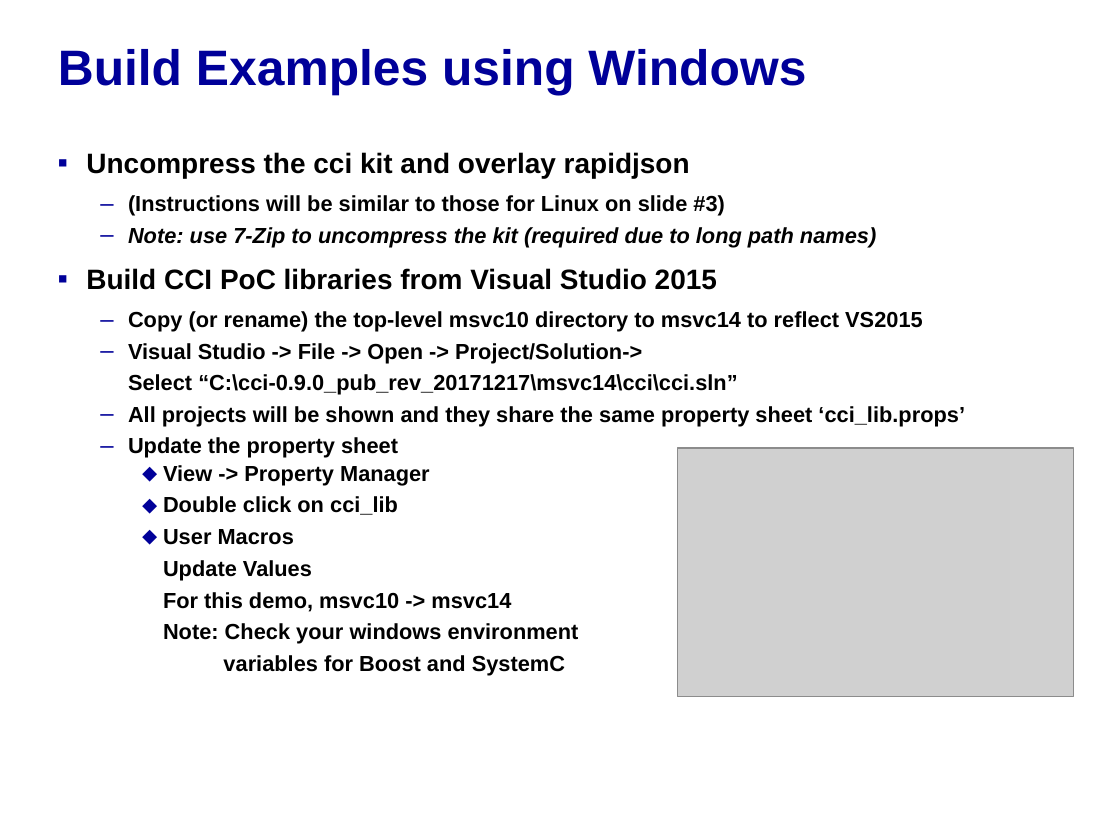
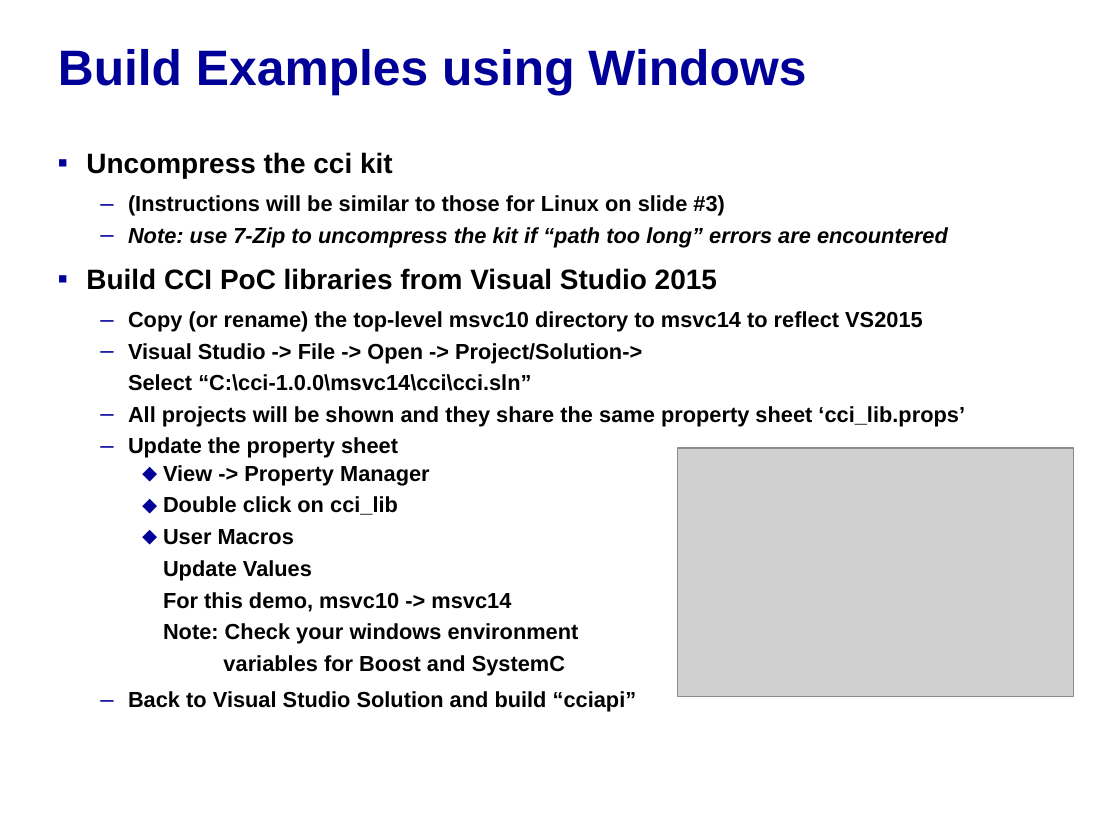
Before and after one commit to accellera-official/cci, a slide deck: slide 5 of examples/Compile_and_Run_CCI_Examples.ppt. Drawn at 1120x840 pixels with LibreOffice and Linux fonts; fonts in the diff are those of the drawing; grey boxes stand for pictures; background and template pictures are left out. Boxes give left, top, right and bottom in pixels: in the first picture for what was removed or moved away, otherwise in the second. Text is boxed around its words. In the diff, an @@ line names an element or a change of style, - is before the commit and + after.

```diff
--- a/examples/Compile_and_Run_CCI_Examples.ppt
+++ b/examples/Compile_and_Run_CCI_Examples.ppt
@@ text at box(86, 152, 393, 178): text changed @@
-▪ Uncompress the cci kit and overlay rapidjson
+▪ Uncompress the cci kit
@@ text at box(128, 227, 948, 247): text changed @@
-  – Note: use 7-Zip to uncompress the kit (required due to long path names)
+  – Note: use 7-Zip to uncompress the kit if “path too long” errors are encountered
@@ text at box(128, 374, 531, 391): text changed @@
-  Select “C:\cci-0.9.0_pub_rev_20171217\msvc14\cci\cci.sln”
+  Select “C:\cci-1.0.0\msvc14\cci\cci.sln”
@@ text at box(128, 691, 637, 712): paragraph added @@
+  – Back to Visual Studio Solution and build “cciapi”
```
Also in this commit, not shown: 3 other slides changed, 4 other files.
